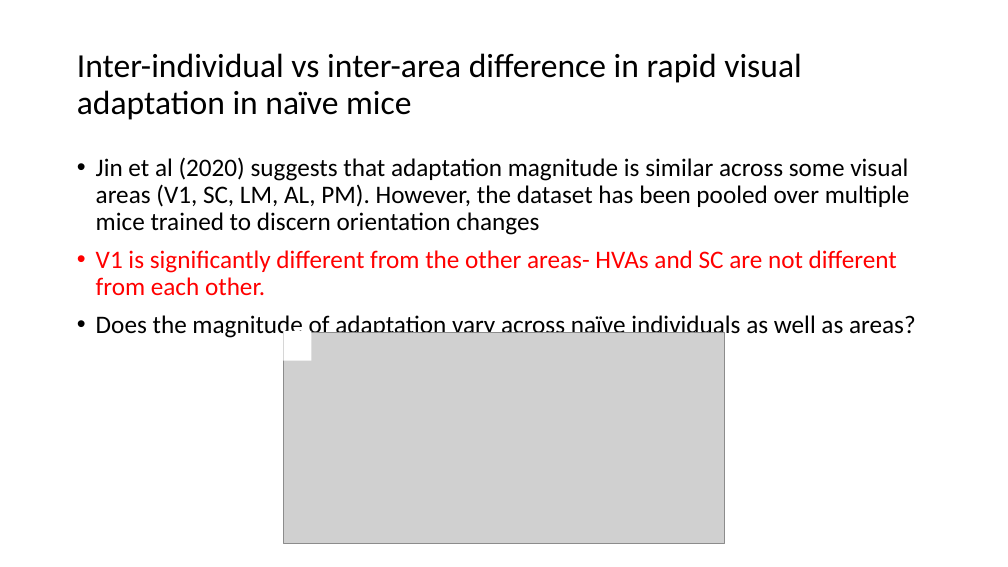
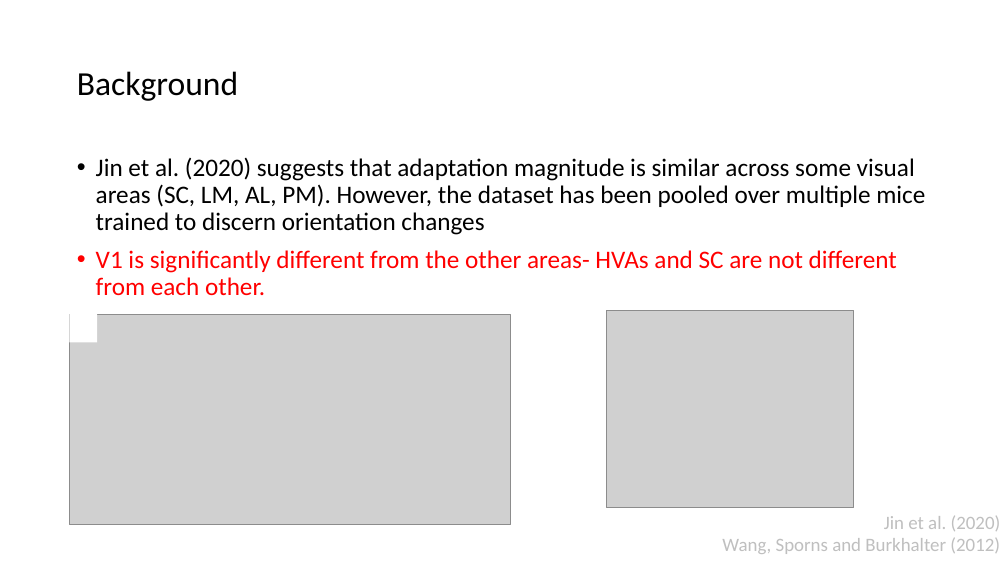
Before and after one commit to lanluo9/inter, a slide deck: slide 2 of code/Jin2020/200903_LL.pptx. Drawn at 1008x567 pixels with LibreOffice and Linux fonts; fonts in the diff are those of the drawing; grey boxes stand for pictures. Boxes give left, top, right and bottom in pixels: in the first picture for what was removed or moved away, otherwise in the second. Text is boxed around its words. In the diff, an @@ line names an element or a change of style, - is before the commit and + after.

```diff
--- a/code/Jin2020/200903_LL.pptx
+++ b/code/Jin2020/200903_LL.pptx
@@ title at (x1=77, y1=71, x2=238, y2=101): text changed @@
-Inter-individual vs inter-area difference in rapid visual adaptation in naïve mice
+Background
@@ text at (x1=96, y1=158, x2=925, y2=235): text changed @@
-• Jin et al (2020) suggests that adaptation magnitude is similar across some visual areas (V1, SC, LM, AL, PM). However, the dataset has been pooled over multiple mice trained to discern orientation changes
+• Jin et al. (2020) suggests that adaptation magnitude is similar across some visual areas (SC, LM, AL, PM). However, the dataset has been pooled over multiple mice trained to discern orientation changes
@@ picture moved from (x1=284, y1=333, x2=724, y2=543) to (x1=70, y1=315, x2=510, y2=525) @@
@@ rectangle moved from (x1=284, y1=331, x2=312, y2=361) to (x1=70, y1=312, x2=98, y2=342) @@
@@ text at (x1=96, y1=313, x2=916, y2=340): paragraph removed @@
-• Does the magnitude of adaptation vary across naïve individuals as well as areas?
@@ picture added at (x1=606, y1=310, x2=854, y2=507) @@
@@ text added at (x1=722, y1=516, x2=1001, y2=554), 18 pt, text #BFBFBF @@
+Jin et al. (2020)
+Wang, Sporns and Burkhalter (2012)
```
Also in this commit, not shown: 11 other slides changed, 3 slides added, 46 other files.
